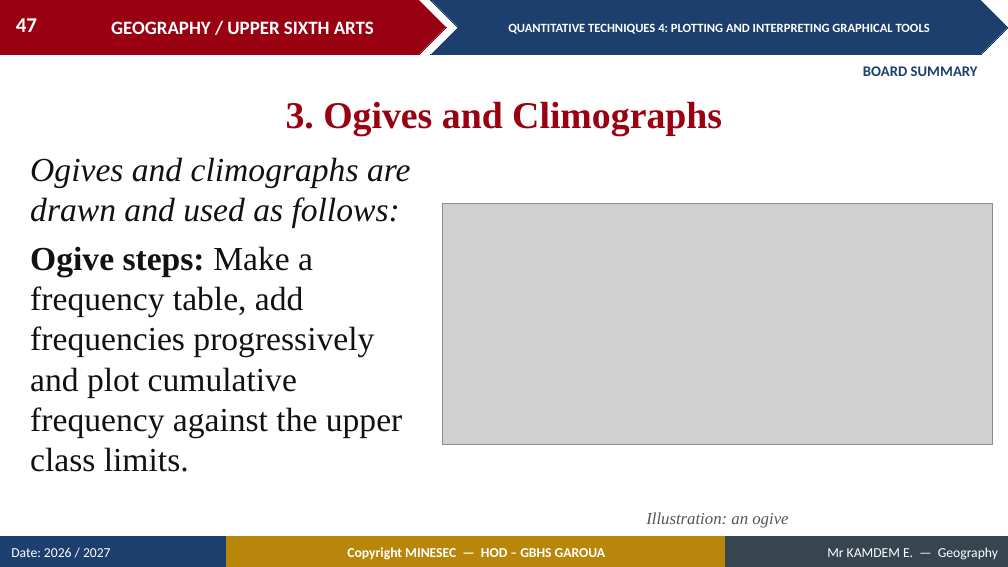
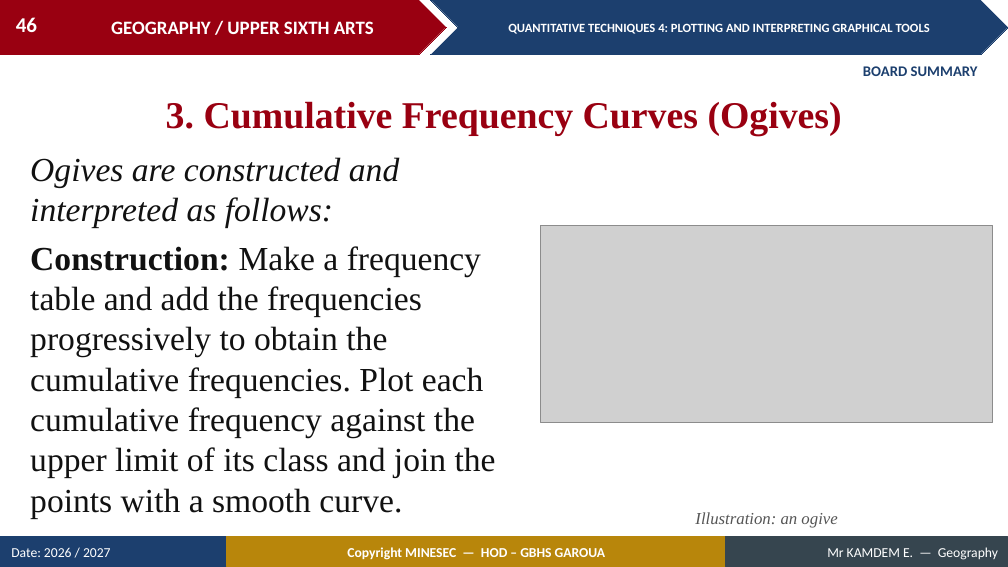
Before and after one commit to Berthautk/linea-github, a slide deck: slide 46 of lecons/USA/Practical Geography/15_USA_PRA_QT04_Plotting_and_Interpreting_Graphical_Tools.pptx (slide 47 before the commit). Drawn at 1008x567 pixels with LibreOffice and Linux fonts; fonts in the diff are those of the drawing; grey boxes stand for pictures. Boxes give left, top, right and bottom in pixels: in the first picture for what was removed or moved away, otherwise in the second. Text is boxed around its words. In the diff, an @@ line names an element or a change of style, - is before the commit and + after.

```diff
--- a/lecons/USA/Practical Geography/15_USA_PRA_QT04_Plotting_and_Interpreting_Graphical_Tools.pptx
+++ b/lecons/USA/Practical Geography/15_USA_PRA_QT04_Plotting_and_Interpreting_Graphical_Tools.pptx
@@ page number at (16, 17, 37, 32): text changed @@
-47
+46
@@ text at (166, 101, 842, 136): text changed @@
-3. Ogives and Climographs
+3. Cumulative Frequency Curves (Ogives)
@@ text at (30, 157, 496, 518): text changed @@
-Ogives and climographs are drawn and used as follows:
-Ogive steps: Make a frequency table, add frequencies progressively and plot cumulative frequency against the upper class limits.
+Ogives are constructed and interpreted as follows:
+Construction: Make a frequency table and add the frequencies progressively to obtain the cumulative frequencies. Plot each cumulative frequency against the upper limit of its class and join the points with a smooth curve.
@@ picture: place and size @@
-picture at (442, 203, 993, 445)
+picture at (541, 225, 993, 423)
@@ text "Illustration: an ogive": place and size @@
-text "Illustration: an ogive" at (646, 512, 788, 528)
+text "Illustration: an ogive" at (695, 512, 837, 528)
```
Also in this commit, not shown: 20 other slides changed, 4 slides added, 2 slides removed, 7 other files.
